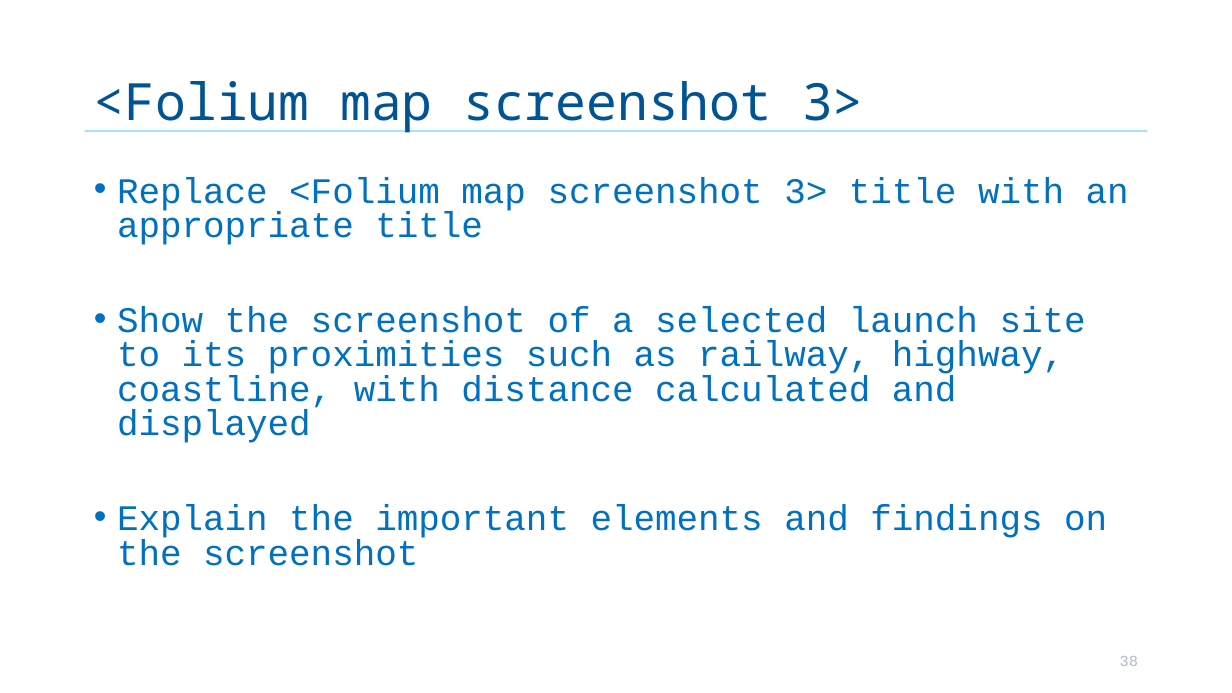
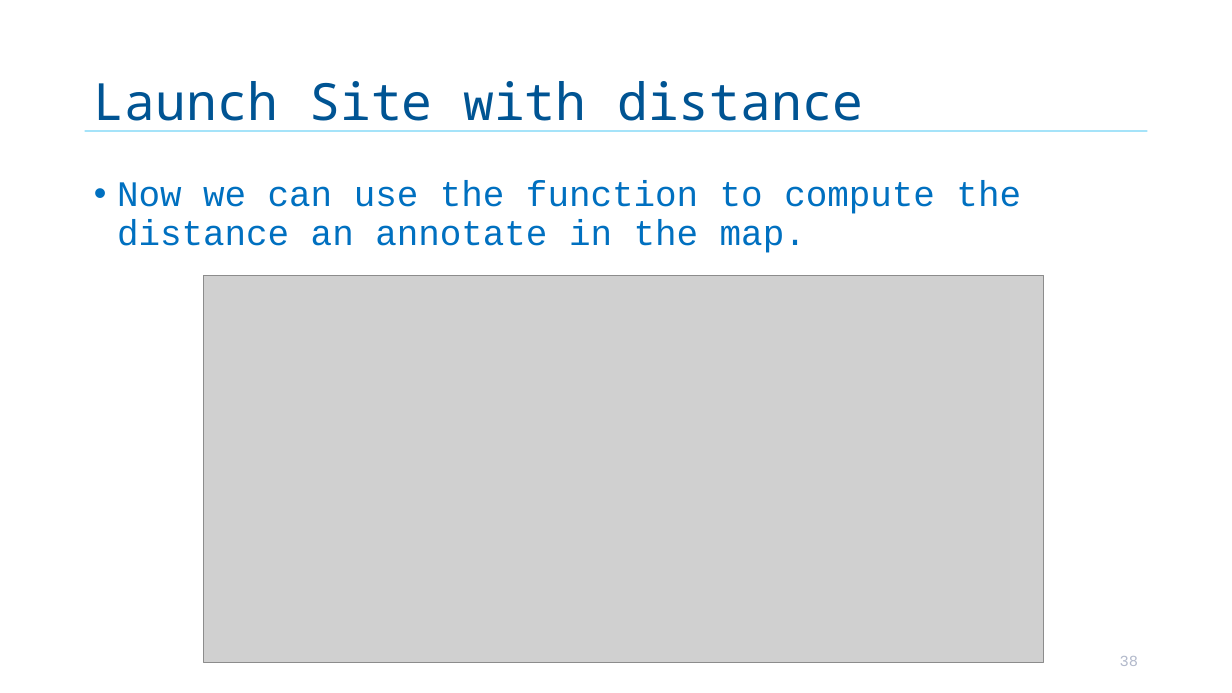
Before and after one commit to RiemannLee19/Coursera, a slide deck: slide 38 of 10_Applied_DS/Presentation_RL.odp. Drawn at 1232x693 pixels with LibreOffice and Linux fonts; fonts in the diff are those of the drawing; grey boxes stand for pictures. Boxes give left, top, right and bottom in pixels: in the first picture for what was removed or moved away, otherwise in the second. Text is boxed around its words. In the diff, an @@ line names an element or a change of style, - is before the commit and + after.

```diff
--- a/10_Applied_DS/Presentation_RL.odp
+++ b/10_Applied_DS/Presentation_RL.odp
@@ title at [94,81,863,132]: text changed @@
-<Folium map screenshot 3>
+Launch Site with distance
@@ text at [117,181,1021,253]: text changed @@
-• Replace <Folium map screenshot 3> title with an appropriate title
-• Show the screenshot of a selected launch site to its proximities such as railway, highway, coastline, with distance calculated and displayed
-• Explain the important elements and findings on the screenshot
+• Now we can use the function to compute the distance an annotate in the map.
@@ picture added at [203,275,1043,663] @@
```
Also in this commit, not shown: 9 other slides changed, 11 slides added, 12 slides removed, 11 other files.
